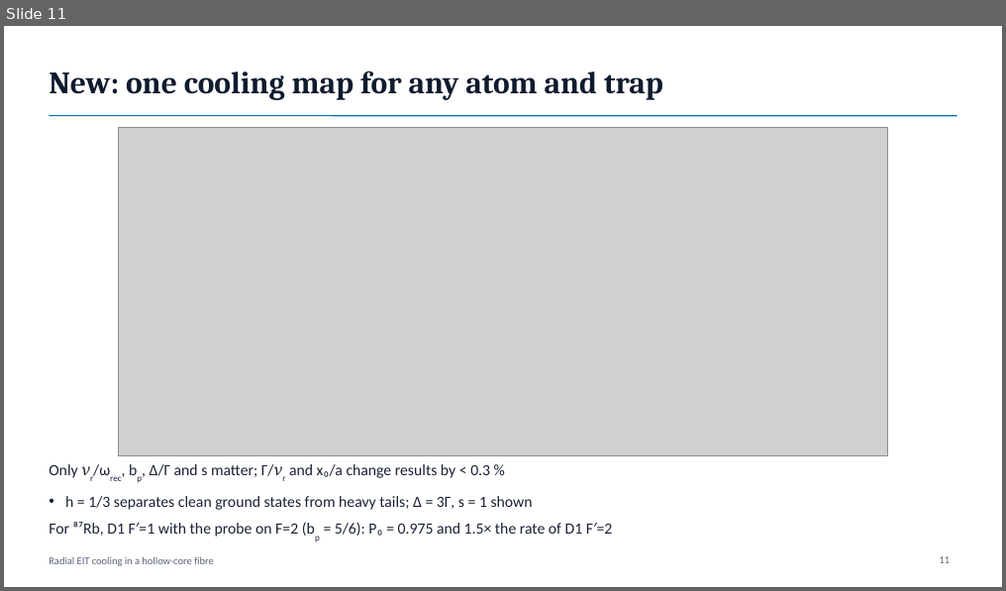
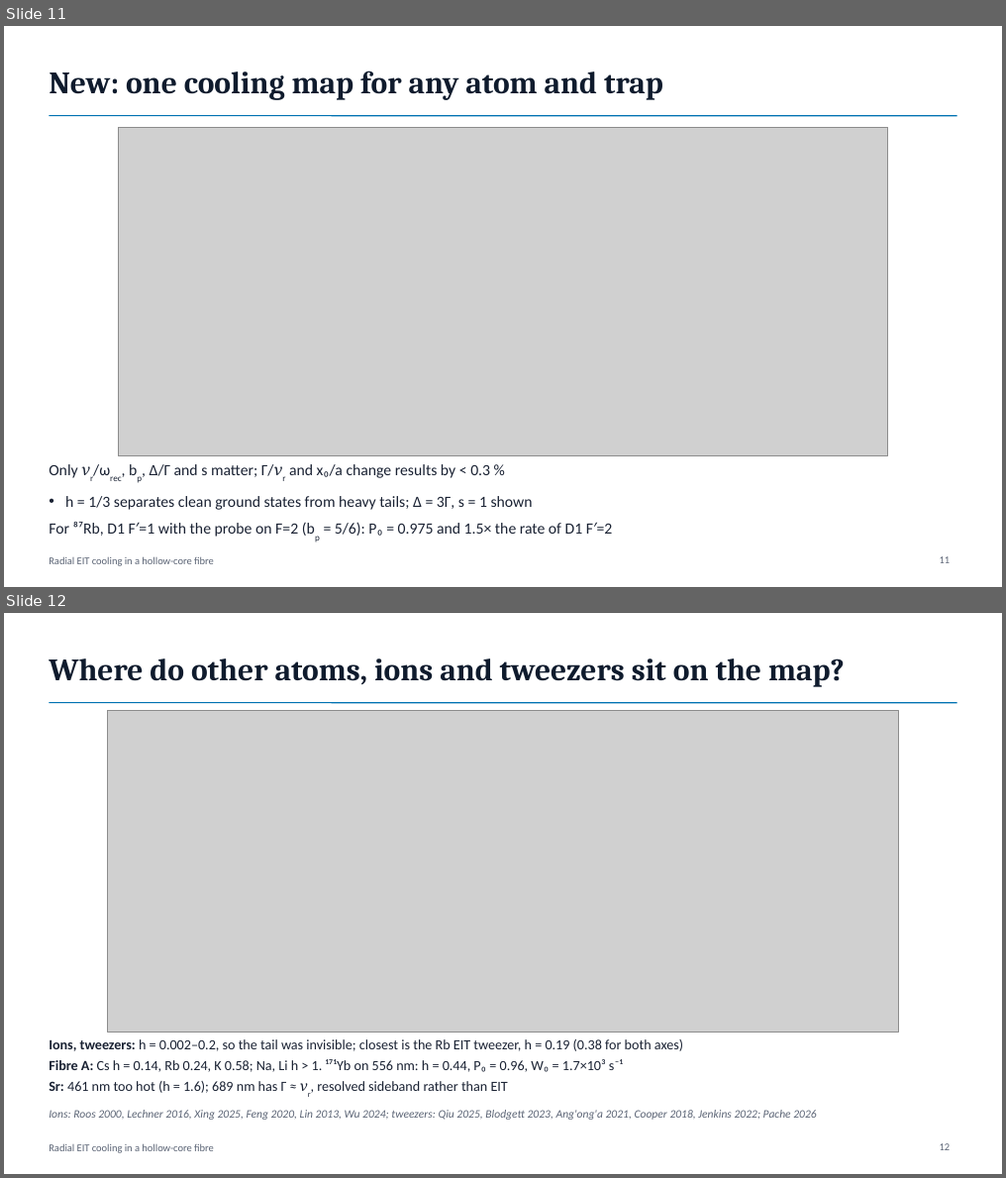
Before and after one commit to Leonardo-Razzai/hcf-eit-cooling, a slide deck: presentation/radial_eit_cooling_talk.pptx. Shown one above the other, each under a label of ours: slide 11 before the commit, slides 11 and 12 after it. The pictures are 1006x591 and 1006x1178 pixels, drawn with LibreOffice and Linux fonts; fonts in the diff are those of the drawing; grey boxes stand for pictures. Boxes give left, top, right and bottom in pixels: in the first picture for what was removed or moved away, otherwise in the second. Text is boxed around its words. In the diff, an @@ line names an element or a change of style, - is before the commit and + after.

```diff
--- a/presentation/radial_eit_cooling_talk.pptx
+++ b/presentation/radial_eit_cooling_talk.pptx
@@ slide 12 added at (4,613,1002,1174), background #FFFFFF; not listed: 2 template elements that a slide beside it also shows @@
@@ title added at (49,659,845,687), 30 pt, text #0F1B2D, bold @@
+Where do other atoms, ions and tweezers sit on the map?
@@ picture added at (107,710,899,1032) @@
@@ text added at (49,1040,683,1093), 13.5 pt, text #1A2233 @@
+• Ions, tweezers: h = 0.002–0.2, so the tail was invisible; closest is the Rb EIT tweezer, h = 0.19 (0.38 for both axes)
+• Fibre A: Cs h = 0.14, Rb 0.24, K 0.58; Na, Li h > 1. ¹⁷¹Yb on 556 nm: h = 0.44, P₀ = 0.96, W₀ = 1.7×10³ s⁻¹
+• Sr: 461 nm too hot (h = 1.6); 689 nm has Γ ≈ νr, resolved sideband rather than EIT
@@ text added at (49,1110,816,1120), 11 pt, text #5B6475, italic @@
+Ions: Roos 2000, Lechner 2016, Xing 2025, Feng 2020, Lin 2013, Wu 2024; tweezers: Qiu 2025, Blodgett 2023, Ang'ong'a 2021, Cooper 2018, Jenkins 2022; Pache 2026
@@ page number added at (940,1144,950,1151), 10 pt, text #5B6475 @@
+12
```
Also in this commit, not shown: 1 slide changed, 1 other slide added, 5 other files.
